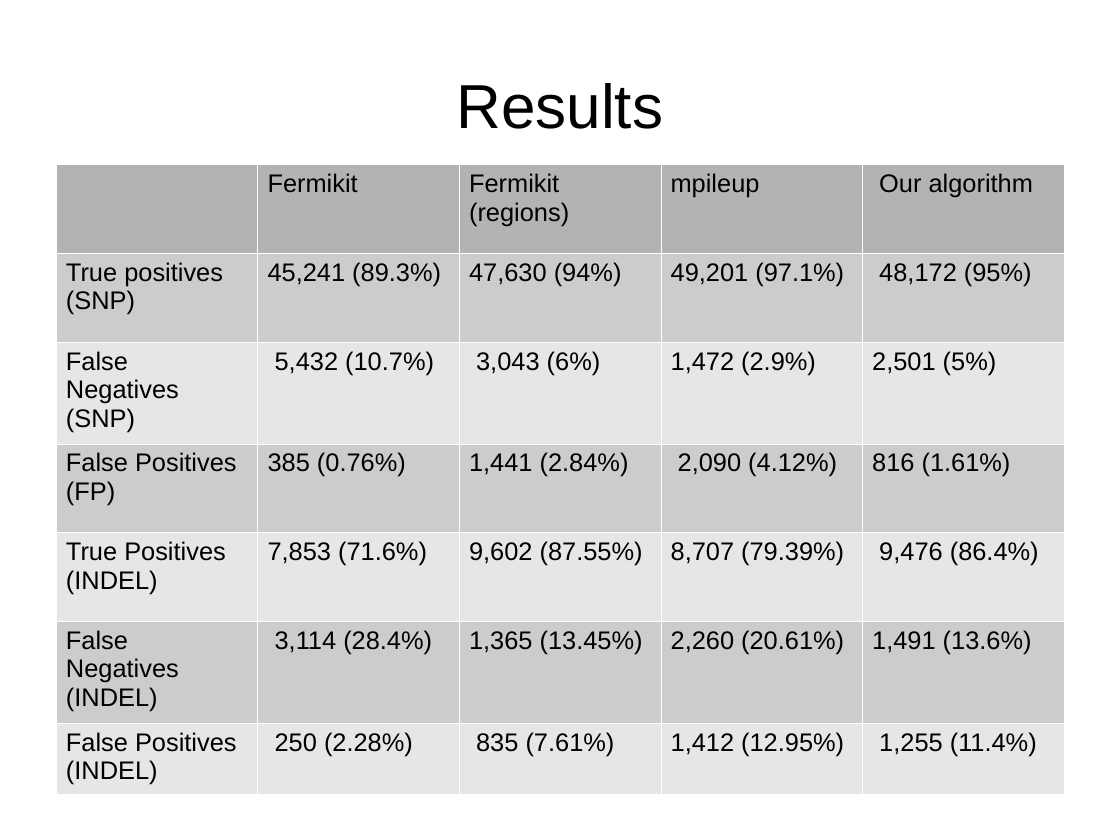
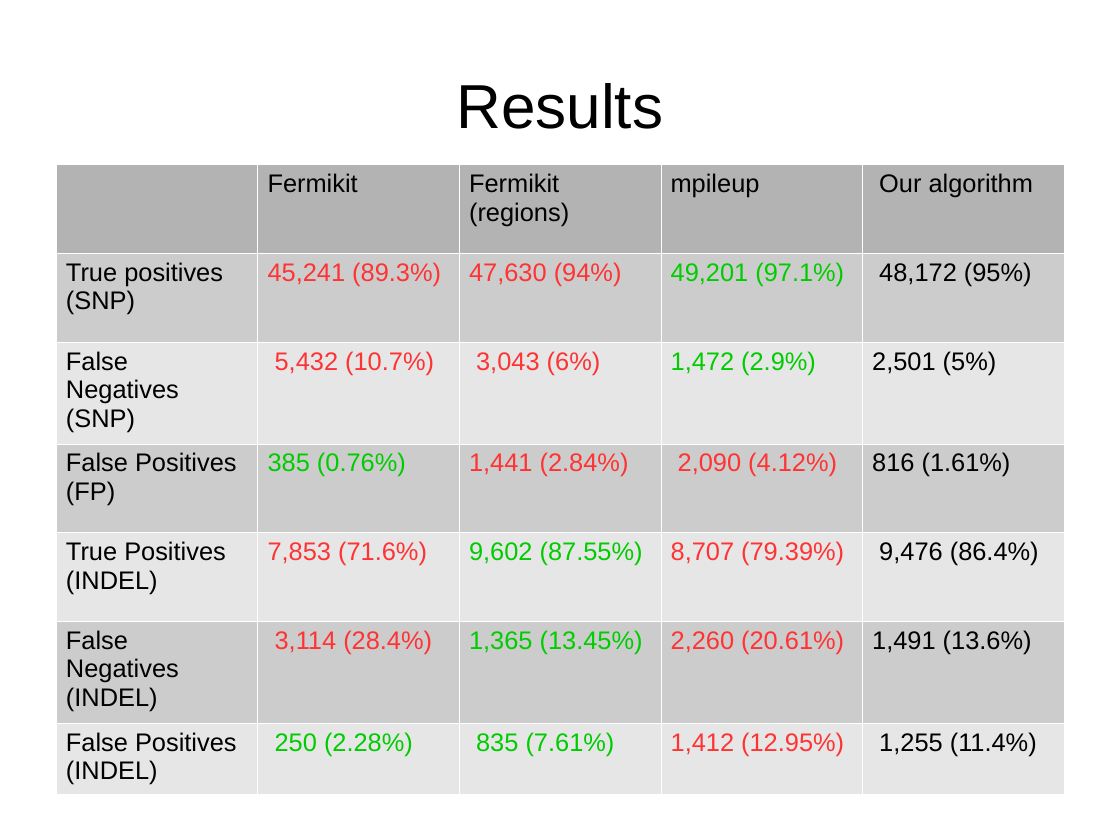
Before and after one commit to MartinDrab/Genetics, a slide deck: slide 8 of ppt/obhajoba/obhajoba.odp. Drawn at 1120x840 pixels with LibreOffice and Linux fonts; fonts in the diff are those of the drawing. Boxes give left, top, right and bottom in pixels: in the first picture for what was removed or moved away, otherwise in the second. Text is boxed around its words. In the diff, an @@ line names an element or a change of style, - is before the commit and + after.

```diff
--- a/ppt/obhajoba/obhajoba.odp
+++ b/ppt/obhajoba/obhajoba.odp
@@ table at bbox=[56, 165, 1063, 788] @@
@@ text colour #000000 to #FF3333 in "45,241 (89.3%)", "47,630 (94%)", "5,432 (10.7%)", "3,043 (6%)" and 7 more places @@
@@ text colour #000000 to #00CC00 in "49,201 (97.1%)", "1,472 (2.9%)", "385 (0.76%)", "9,602 (87.55%)" and 3 more places @@
```
Also in this commit, not shown: 2 other slides changed, 2 other files.
